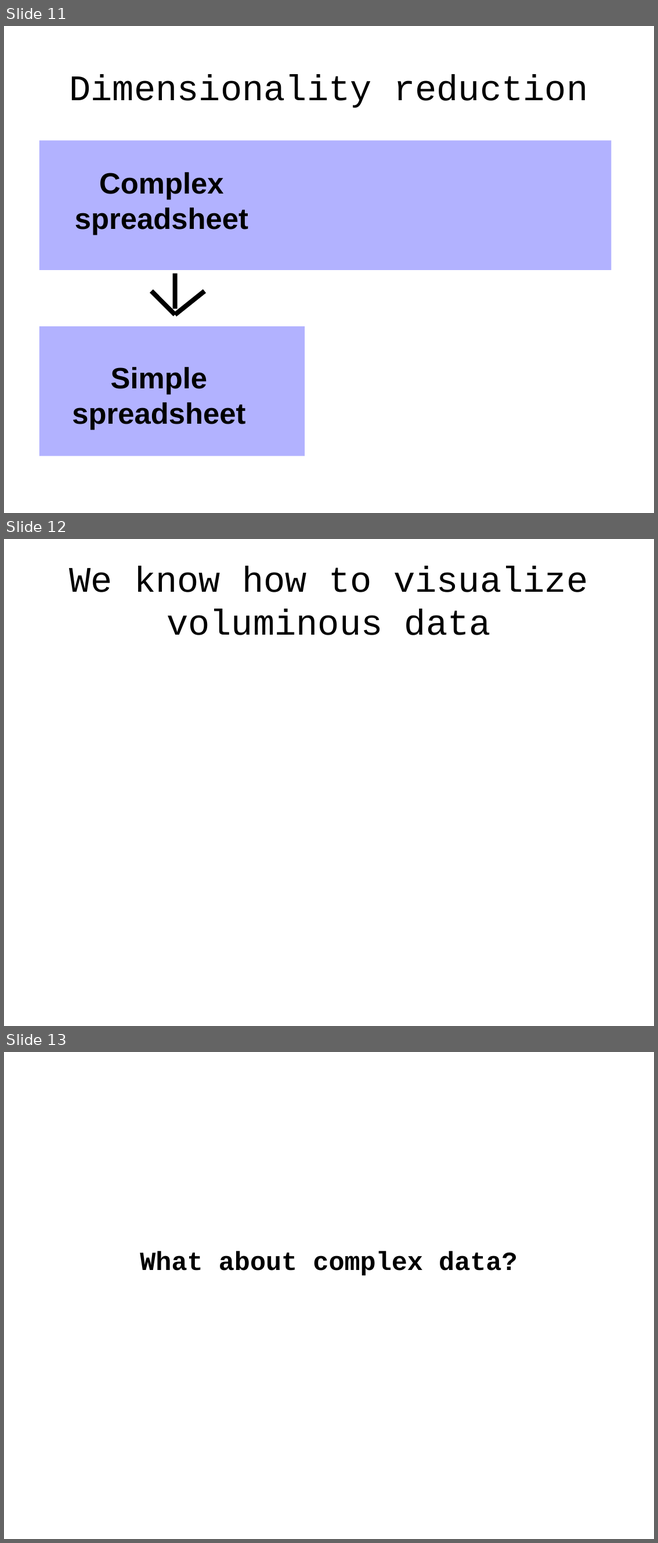
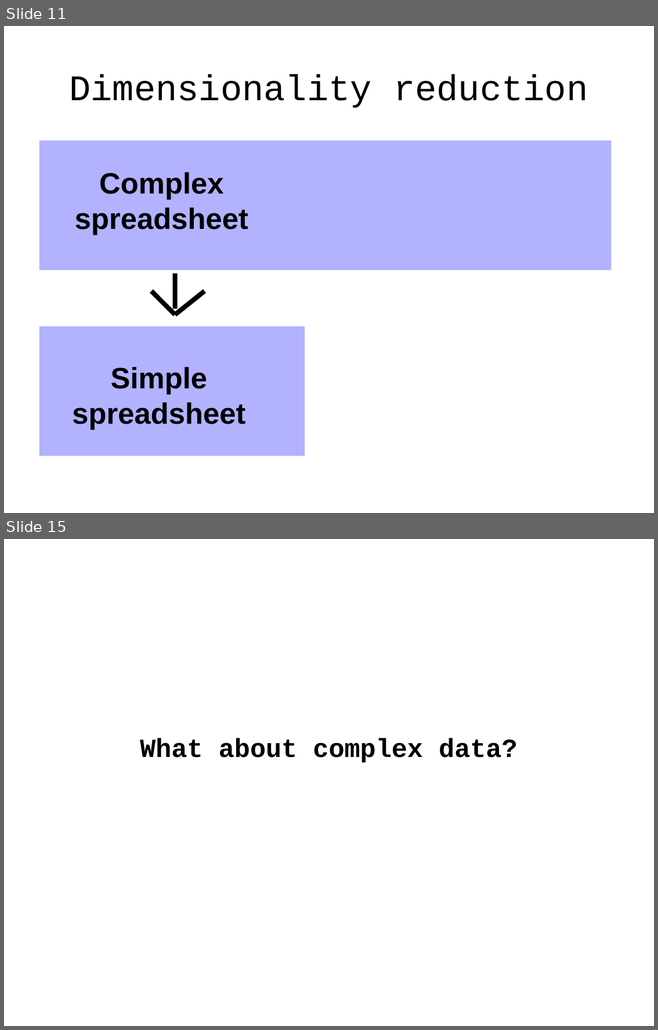
Before and after one commit to tlevine/gastronomification-big-data-talk, a slide deck: big-senses.odp. Shown one above the other, each under a label of ours: slides 11, 12 and 13 before the commit, slides 11 and 15 after it; the slides between them are not shown. The pictures are 658x1543 and 658x1030 pixels, drawn with LibreOffice and Linux fonts; fonts in the diff are those of the drawing; background and template pictures are left out. Boxes give left, top, right and bottom in pixels: in the first picture for what was removed or moved away, otherwise in the second. Text is boxed around its words. In the diff, an @@ line names an element or a change of style, - is before the commit and + after.

```diff
--- a/big-senses.odp
+++ b/big-senses.odp
@@ slide 12 removed at (4, 539, 654, 1026), background #FFFFFF @@
@@ title removed at (69, 566, 587, 635) @@
-We know how to visualize
-voluminous data
@@ what was slide 13 is now slide 15 @@
```
Also in this commit, not shown: 3 slides added, 1 other file.
